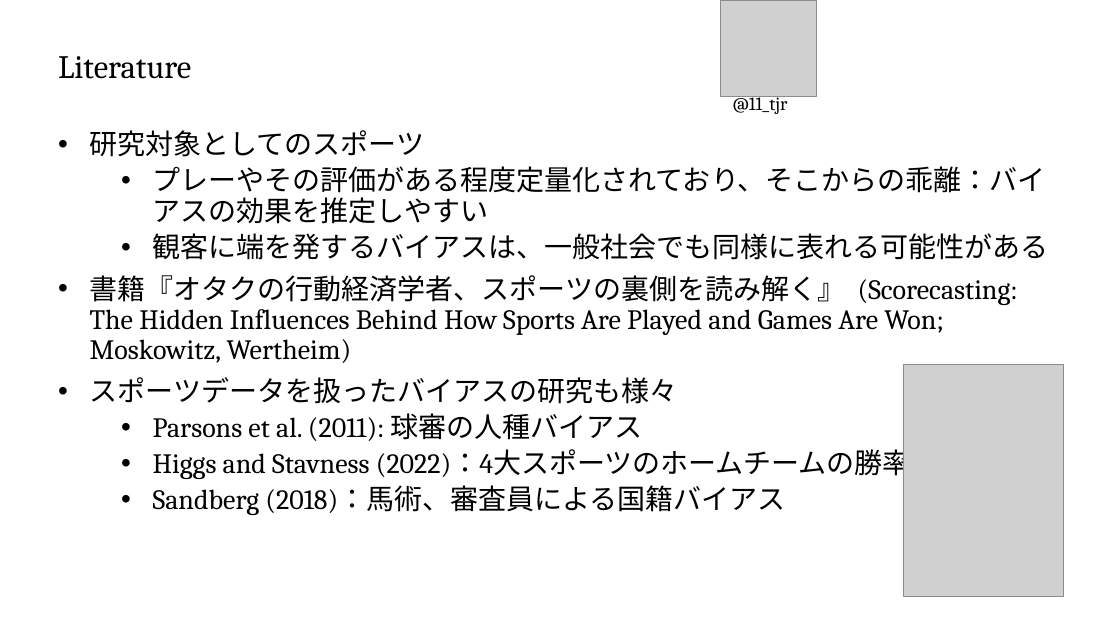
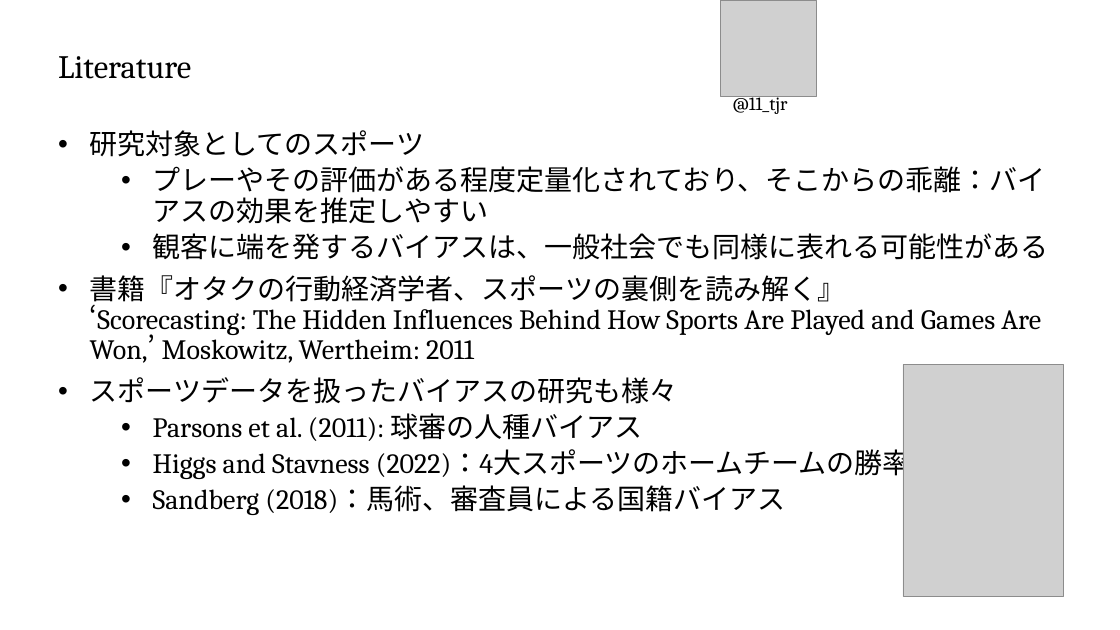
Before and after one commit to T-Reio/ballgame_analysis, a slide deck: slide 4 of slides/spoana13.pptx. Drawn at 1120x630 pixels with LibreOffice and Linux fonts; fonts in the diff are those of the drawing; grey boxes stand for pictures; background and template pictures are left out. Boxes give left, top, right and bottom in pixels: in the first picture for what was removed or moved away, otherwise in the second. Text is boxed around its words. In the diff, an @@ line names an element or a change of style, - is before the commit and + after.

```diff
--- a/slides/spoana13.pptx
+++ b/slides/spoana13.pptx
@@ text at [90, 275, 1041, 363]: text changed @@
-• 書籍『オタクの行動経済学者、スポーツの裏側を読み解く』 (Scorecasting: The Hidden Influences Behind How Sports Are Played and Games Are Won; Moskowitz, Wertheim)
+• 書籍『オタクの行動経済学者、スポーツの裏側を読み解く』
+  ‘Scorecasting: The Hidden Influences Behind How Sports Are Played and Games Are Won,’ Moskowitz, Wertheim: 2011
```
Also in this commit, not shown: 6 other slides changed, 1 slide removed, 1 other file.
